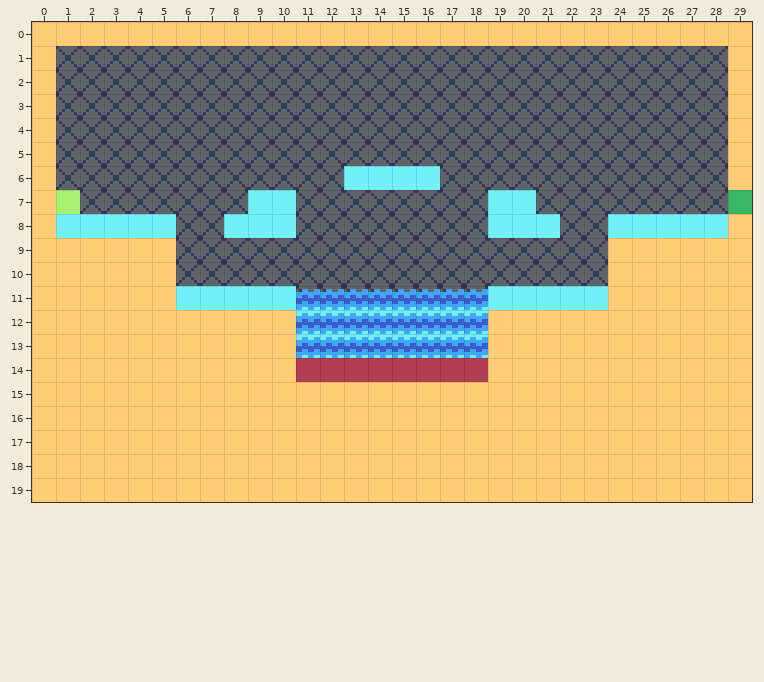
Tiled map -- ebiten/assets/maps/level1.tmx. That is the earlier state.
Cells are 8x8 px. Shown: x 0..29, y 0..19.
Once edited:
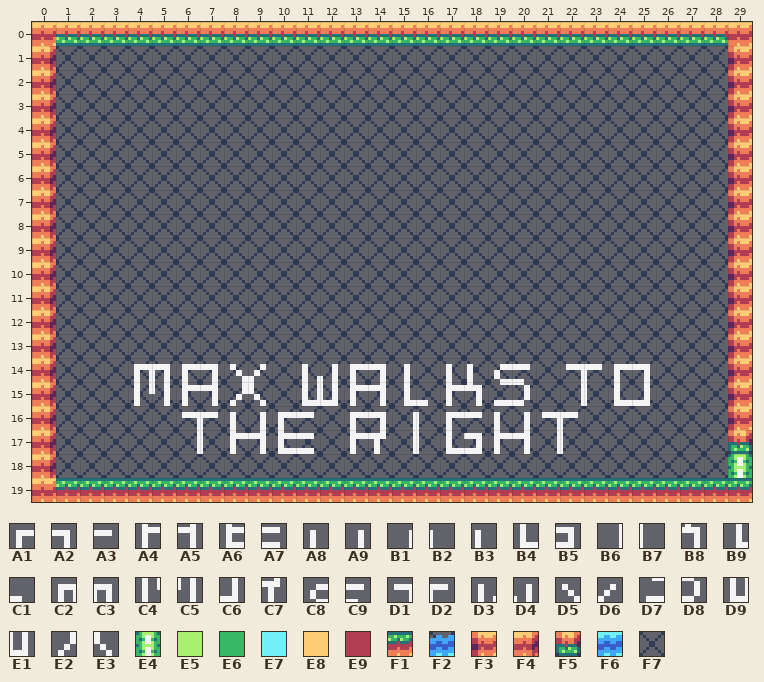
Key: from "alpha": A1 0, A2 1, A3 9, A4 12, A5 13, A6 20, A7 21, A8 26, A9 27, B1 28, B2 29, B3 33, B4 36, B5 37, B6 40, B7 41, B8 45, B9 46, C1 47, C2 48, C3 49, C4 60, C5 61, C6 65, C7 71, C8 72, C9 73, D1 74, D2 75, D3 80, D4 81, D5 82, D6 83, D7 84, D8 85, D9 92, E1 93, E2 94, E3 95; from "world": E4 2, E5 3, E6 4, E7 5, E8 6, E9 7, F1 9, F2 12, F3 16, F4 18, F5 27, F6 28, F7 32.
__ is an empty cell, ## one hidden under a higher layer.
Tiles of an added or newly shown layer are drawn over the layers below it.
Edits made:
Layer "Kachelebene 1":
y 6: x 13..16 ## ## ## ## -> F7 F7 F7 F7; x 29 ## -> F3
y 7: x 9..10 ## ## -> F7 F7; x 19..20 ## ## -> F7 F7; x 29 ## -> F3
y 8: x 0..5 ## ## ## ## ## ## -> F4 F7 F7 F7 F7 F7; x 8..10 ## ## ## -> F7 F7 F7; x 19..21 ## ## ## -> F7 F7 F7; x 24..29 ## ## ## ## ## ## -> F7 F7 F7 F7 F7 F3
y 9..10: x 0..5 ## ## ## ## ## ## -> F4 F7 F7 F7 F7 F7; x 24..29 ## ## ## ## ## ## -> F7 F7 F7 F7 F7 F3
y 11: x 0..29 ## ## ## ## ## ## ## ## ## ## ## F2 F2 F2 F2 F2 F2 F2 F2 ## ## ## ## ## ## ## ## ## ## ## -> F4 F7 F7 F7 F7 F7 F7 F7 F7 F7 F7 F7 F7 F7 F7 F7 F7 F7 F7 F7 F7 F7 F7 F7 F7 F7 F7 F7 F7 F3
y 12..13: x 0..29 ## ## ## ## ## ## ## ## ## ## ## F6 F6 F6 F6 F6 F6 F6 F6 ## ## ## ## ## ## ## ## ## ## ## -> F4 F7 F7 F7 F7 F7 F7 F7 F7 F7 F7 F7 F7 F7 F7 F7 F7 F7 F7 F7 F7 F7 F7 F7 F7 F7 F7 F7 F7 F3
y 14..16: x 0..29 ## ## ## ## ## ## ## ## ## ## ## ## ## ## ## ## ## ## ## ## ## ## ## ## ## ## ## ## ## ## -> F4 F7 F7 F7 F7 F7 F7 F7 F7 F7 F7 F7 F7 F7 F7 F7 F7 F7 F7 F7 F7 F7 F7 F7 F7 F7 F7 F7 F7 F3
y 17: x 0..29 ## ## ## ## ## ## ## ## ## ## ## ## ## ## ## ## ## ## ## ## ## ## ## ## ## ## ## ## ## ## -> F4 F7 F7 F7 F7 F7 F7 F7 F7 F7 F7 F7 F7 F7 F7 F7 F7 F7 F7 F7 F7 F7 F7 F7 F7 F7 F7 F7 F7 F5
y 18: x 0..29 ## ## ## ## ## ## ## ## ## ## ## ## ## ## ## ## ## ## ## ## ## ## ## ## ## ## ## ## ## ## -> F4 F7 F7 F7 F7 F7 F7 F7 F7 F7 F7 F7 F7 F7 F7 F7 F7 F7 F7 F7 F7 F7 F7 F7 F7 F7 F7 F7 F7 E4
y 19: x 1..29 ## ## ## ## ## ## ## ## ## ## ## ## ## ## ## ## ## ## ## ## ## ## ## ## ## ## ## ## ## -> F1 F1 F1 F1 F1 F1 F1 F1 F1 F1 F1 F1 F1 F1 F1 F1 F1 F1 F1 F1 F1 F1 F1 F1 F1 F1 F1 F1 F1
Layer "Kachelebene 2" (now hidden):
y 0: x 0..29 E8 E8 E8 E8 E8 E8 E8 E8 E8 E8 E8 E8 E8 E8 E8 E8 E8 E8 E8 E8 E8 E8 E8 E8 E8 E8 E8 E8 E8 E8 -> __ __ __ __ __ __ __ __ __ __ __ __ __ __ __ __ __ __ __ __ __ __ __ __ __ __ __ __ __ __
y 1..5: x 0 E8 -> __; x 29 E8 -> __
y 6: x 0 E8 -> __; x 13..16 E7 E7 E7 E7 -> __ __ __ __; x 29 E8 -> __
y 7: x 0..1 E8 E5 -> __ __; x 9..10 E7 E7 -> __ __; x 19..20 E7 E7 -> __ __; x 29 E6 -> __
y 8: x 0..5 E8 E7 E7 E7 E7 E7 -> __ __ __ __ __ __; x 8..10 E7 E7 E7 -> __ __ __; x 19..21 E7 E7 E7 -> __ __ __; x 24..29 E7 E7 E7 E7 E7 E8 -> __ __ __ __ __ __
y 9..10: x 0..5 E8 E8 E8 E8 E8 E8 -> __ __ __ __ __ __; x 24..29 E8 E8 E8 E8 E8 E8 -> __ __ __ __ __ __
y 11: x 0..10 E8 E8 E8 E8 E8 E8 E7 E7 E7 E7 E7 -> __ __ __ __ __ __ __ __ __ __ __; x 19..29 E7 E7 E7 E7 E7 E8 E8 E8 E8 E8 E8 -> __ __ __ __ __ __ __ __ __ __ __
y 12..13: x 0..10 E8 E8 E8 E8 E8 E8 E8 E8 E8 E8 E8 -> __ __ __ __ __ __ __ __ __ __ __; x 19..29 E8 E8 E8 E8 E8 E8 E8 E8 E8 E8 E8 -> __ __ __ __ __ __ __ __ __ __ __
y 14: x 0..29 E8 E8 E8 E8 E8 E8 E8 E8 E8 E8 E8 E9 E9 E9 E9 E9 E9 E9 E9 E8 E8 E8 E8 E8 E8 E8 E8 E8 E8 E8 -> __ __ __ __ __ __ __ __ __ __ __ __ __ __ __ __ __ __ __ __ __ __ __ __ __ __ __ __ __ __
y 15..19: x 0..29 E8 E8 E8 E8 E8 E8 E8 E8 E8 E8 E8 E8 E8 E8 E8 E8 E8 E8 E8 E8 E8 E8 E8 E8 E8 E8 E8 E8 E8 E8 -> __ __ __ __ __ __ __ __ __ __ __ __ __ __ __ __ __ __ __ __ __ __ __ __ __ __ __ __ __ __
Layer "Kachelebene 3" (added):
y 14: x 4..9 __ __ __ __ __ __ -> C2 C3 A1 A2 D5 D6; x 11..15 __ __ __ __ __ -> D3 D4 A1 A2 A9; x 17..20 __ __ __ __ -> A8 B3 C8 C9; x 22..25 __ __ __ __ -> D1 D2 A1 A2
y 15: x 4..9 __ __ __ __ __ __ -> C4 C5 A4 A5 E2 E3; x 11..20 __ __ __ __ __ __ __ __ __ __ -> D9 E1 A4 A5 B9 C1 A4 B8 D7 D8; x 22..25 __ __ __ __ -> B6 B7 B4 C6
y 16: x 6..11 __ __ __ __ __ __ -> D1 D2 A8 A9 A1 A3; x 13..22 __ __ __ __ __ __ __ __ __ __ -> A1 A2 B1 B2 A1 A3 A8 A9 D1 D2
y 17: x 6..11 __ __ __ __ __ __ -> B6 B7 A4 A5 A6 A7; x 13..22 __ __ __ __ __ __ __ __ __ __ -> A4 C7 B6 B7 B4 B5 A4 A5 B6 B7
Boxes around the changes in both pictures, in picture pixels (x1, y1, x2, y2):
changed: (32, 25, 752, 502)
